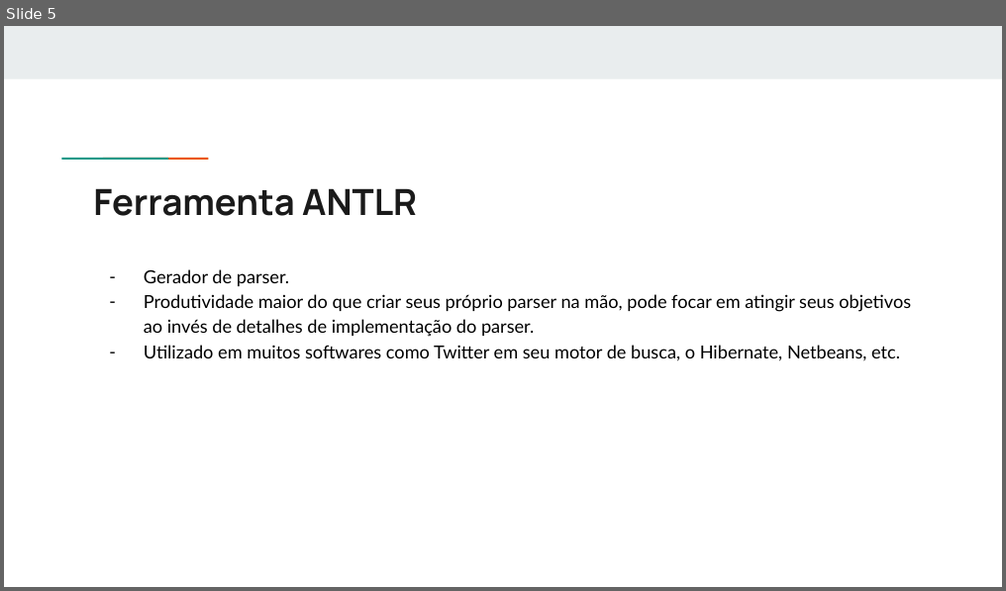
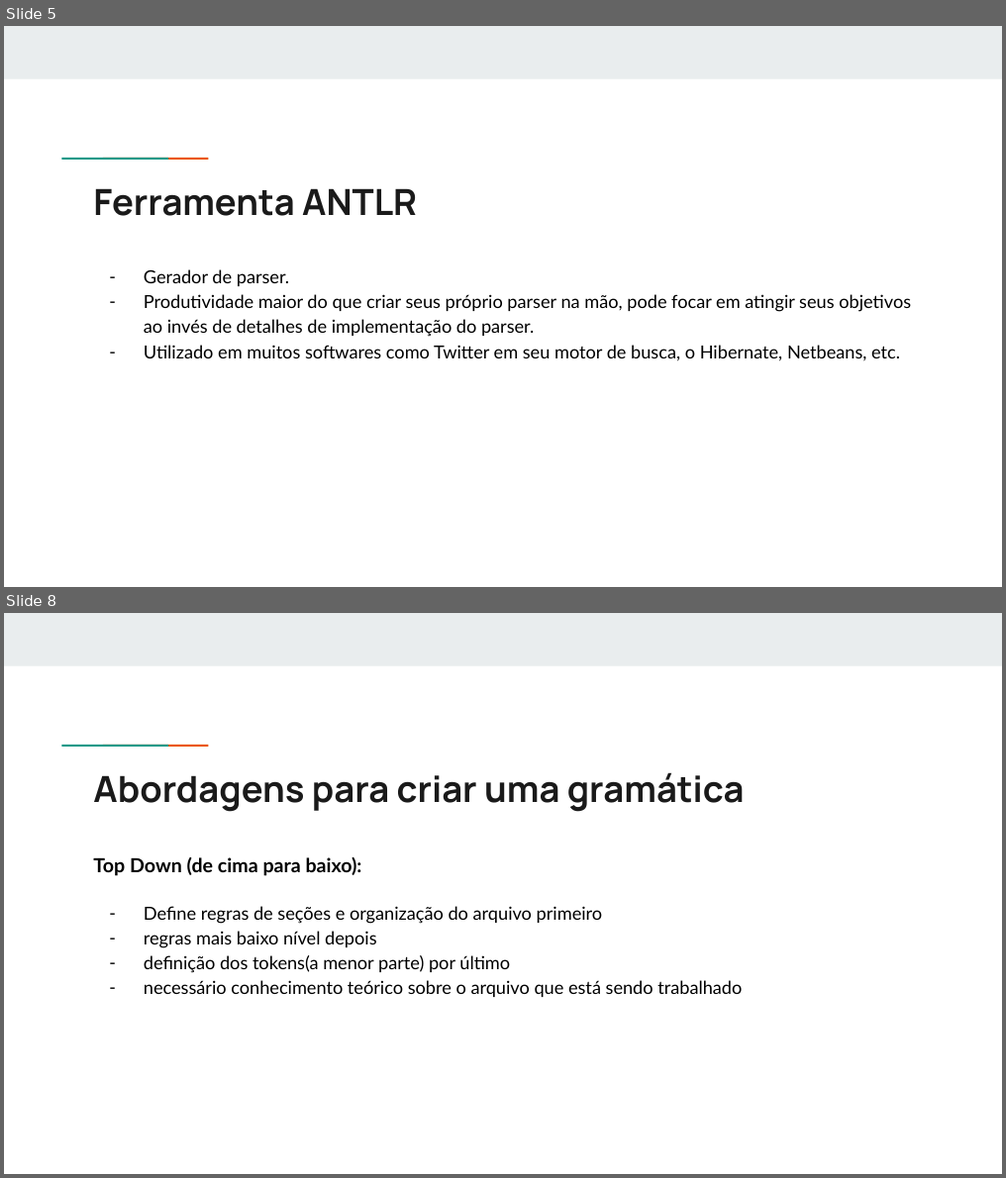
Before and after one commit to fernandohre/metodo, a slide deck: Apresentação ANTLR.pptx. Shown one above the other, each under a label of ours: slide 5 before the commit, slides 5 and 8 after it; the slides between them are not shown. The pictures are 1006x591 and 1006x1178 pixels, drawn with LibreOffice and Linux fonts; fonts in the diff are those of the drawing. Boxes give left, top, right and bottom in pixels: in the first picture for what was removed or moved away, otherwise in the second. Text is boxed around its words. In the diff, an @@ line names an element or a change of style, - is before the commit and + after.

```diff
--- a/Apresentação ANTLR.pptx
+++ b/Apresentação ANTLR.pptx
@@ slide 8 added at box(4, 613, 1002, 1174), background #FFFFFF; not listed: 3 template elements that a slide beside it also shows @@
@@ title added at box(93, 772, 745, 812), 26 pt, text #1A1A1A, bold @@
+Abordagens para criar uma gramática
@@ text added at box(93, 858, 742, 997), 13 pt, text #000000 @@
+Top Down (de cima para baixo):
+– Define regras de seções e organização do arquivo primeiro
+– regras mais baixo nível depois
+– definição dos tokens(a menor parte) por último
+– necessário conhecimento teórico sobre o arquivo que está sendo trabalhado
```
Also in this commit, not shown: 2 slides changed, 4 other slides added, 3 slides removed.
